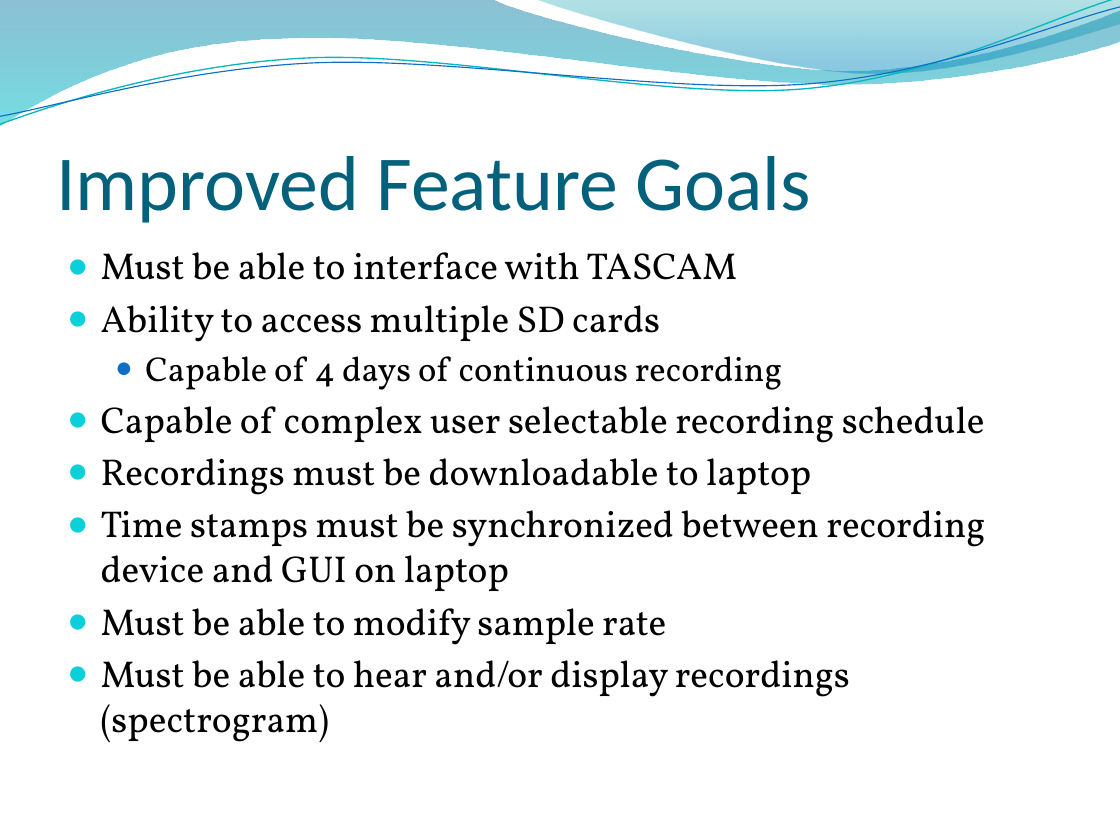
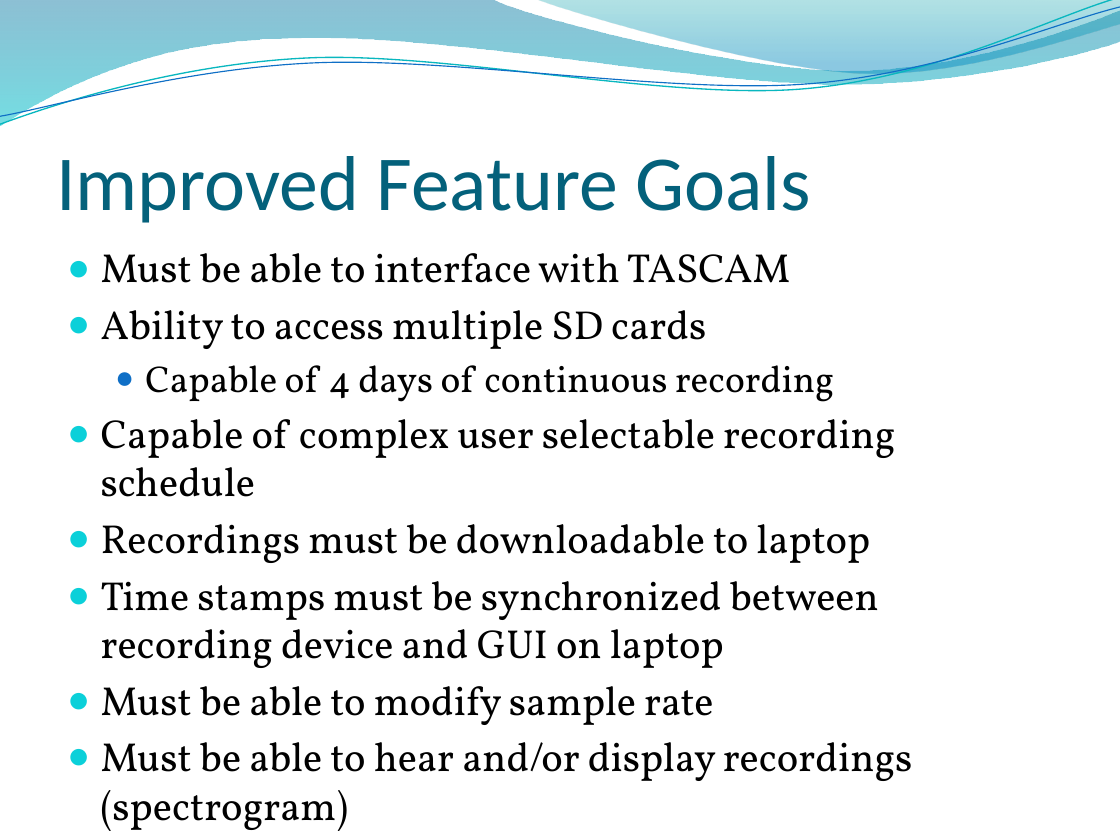
Before and after one commit to chelseathroop/UUVCapstone, a slide deck: slide 3 of CapstoneAssignments/CapstoneProposal.pptx. Drawn at 1120x840 pixels with LibreOffice and Linux fonts; fonts in the diff are those of the drawing; background and template pictures are left out. Boxes give left, top, right and bottom in pixels: in the first picture for what was removed or moved away, otherwise in the second. Text is boxed around its words. In the diff, an @@ line names an element or a change of style, - is before the commit and + after.

```diff
--- a/CapstoneAssignments/CapstoneProposal.pptx
+++ b/CapstoneAssignments/CapstoneProposal.pptx
@@ text "Must be able to interface ..." at (x1=101, y1=253, x2=913, y2=781): size 24.1 to 26 pt in "Must be able to interface with TASCAM", "Ability to access multiple SD cards", "Capable of complex user selectable recording schedule", "Recordings must be downloadable to laptop" and 3 more places; size 22.2 to 24 pt in "Capable of 4 days of continuous recording" @@
```
Also in this commit, not shown: 2 slides added, 1 slide removed.
